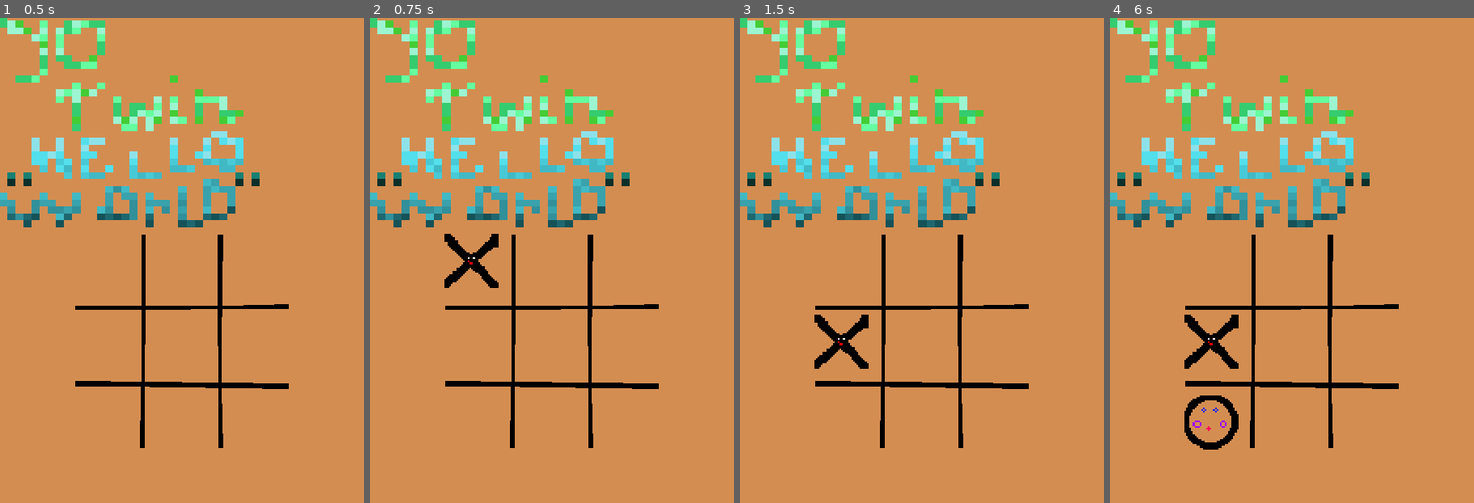
Above: before the commit, frames 1-4 (left to right).
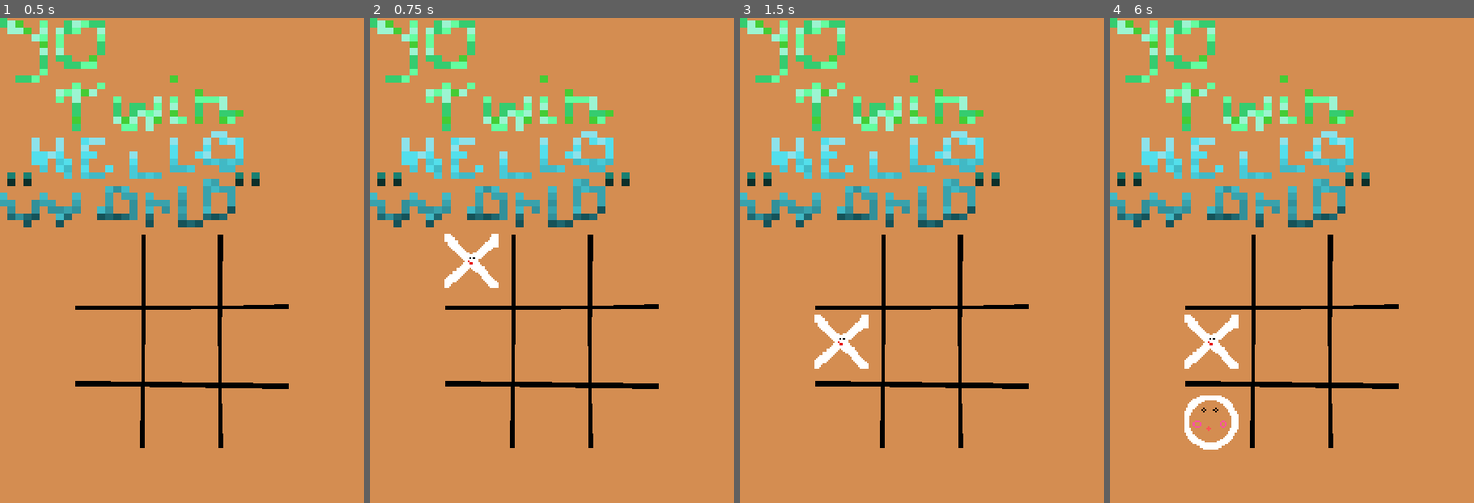
Above: after the commit, the same moments.

Repository: diomid-surdu27/Tic-Tac-Toe
Game: Godot game, scene res://scenes/game.tscn
The game is run twice, just before and just after one commit, with the same random seed, the same clock (stepped at 60 frames per second) and the same inputs.
Inputs (mouse positions are in pixels of both pictures, inside the frame that each line leads up to):
- Up to frame 1 (0.5 s): no input
- Up to frame 2 (0.75 s): tap Enter at 0.5 s; move the mouse to (471, 260) at 0.52 s; press the mouse at (471, 260) at 0.53 s
- Up to frame 3 (1.5 s): tap Space (reset) at 1.25 s; move the mouse to (841, 342) at 1.27 s; release the mouse at (841, 342) at 1.28 s; click (841, 342) at 1.35 s
- Up to frame 4 (6 s): tap Space (reset) every 0.75 s from 2 to 4.25 s; press the mouse at (1211, 342) at 2.03 s; release the mouse at (1211, 342) at 2.78 s; click (1211, 342) at 2.85 s; press the mouse at (1211, 342) at 3.53 s; release the mouse at (1211, 342) at 4.28 s; click (1211, 342) at 4.35 s; press the mouse at (1211, 342) at 5.03 s; move the mouse to (1211, 420) at 5.77 s; release the mouse at (1211, 420) at 5.78 s; click (1211, 420) at 5.85 s

Frame 1 is identical in both runs. In frame 2, 0.7% of the frame differs, in the area x 20-36%, y 44-56%; in frame 3, 0.7%; in frame 4, 1.3%, in the area x 20-36%, y 61-89%.

Commit message:
Win states visualising succes

Diff:
--- a/scenes/game.tscn
+++ b/scenes/game.tscn
@@ -1,8 +1,9 @@
-[gd_scene load_steps=4 format=3 uid="uid://c2wuyupjgp6a"]
+[gd_scene load_steps=5 format=3 uid="uid://c2wuyupjgp6a"]
 
 [ext_resource type="Script" uid="uid://bsnq4m83bsypt" path="res://scripts/game.gd" id="1_45sly"]
 [ext_resource type="Texture2D" uid="uid://dx72dninpgk3n" path="res://assets/New Piskel (5).png" id="2_imrxi"]
 [ext_resource type="Texture2D" uid="uid://wu5xmdcv0t0u" path="res://assets/grid.png" id="3_ag5m2"]
+[ext_resource type="PackedScene" uid="uid://dwj7e6d2mtfbu" path="res://scenes/win_line.tscn" id="4_lbhrr"]
 
 [node name="Game" type="Node2D"]
 script = ExtResource("1_45sly")
@@ -32,3 +33,40 @@
 position = Vector2(221, 400)
 scale = Vector2(0.879997, 0.879997)
 texture = ExtResource("3_ag5m2")
+
+[node name="hor1" parent="." instance=ExtResource("4_lbhrr")]
+unique_name_in_owner = true
+position = Vector2(222, 326)
+rotation = -1.56906
+
+[node name="hor2" parent="." instance=ExtResource("4_lbhrr")]
+unique_name_in_owner = true
+position = Vector2(218, 410)
+rotation = -1.57098
+
+[node name="hor3" parent="." instance=ExtResource("4_lbhrr")]
+unique_name_in_owner = true
+position = Vector2(221, 503)
+rotation = -1.57215
+
+[node name="ver1" parent="." instance=ExtResource("4_lbhrr")]
+unique_name_in_owner = true
+position = Vector2(125, 401)
+
+[node name="ver2" parent="." instance=ExtResource("4_lbhrr")]
+unique_name_in_owner = true
+position = Vector2(218, 401)
+
+[node name="ver3" parent="." instance=ExtResource("4_lbhrr")]
+unique_name_in_owner = true
+position = Vector2(307, 403)
+
+[node name="cross1" parent="." instance=ExtResource("4_lbhrr")]
+unique_name_in_owner = true
+position = Vector2(215, 412)
+rotation = -0.758557
+
+[node name="cross2" parent="." instance=ExtResource("4_lbhrr")]
+unique_name_in_owner = true
+position = Vector2(218, 404)
+rotation = 0.742345
--- /dev/null
+++ b/scenes/win_line.tscn
@@ -0,0 +1,11 @@
+[gd_scene load_steps=3 format=3 uid="uid://dwj7e6d2mtfbu"]
+
+[ext_resource type="Texture2D" uid="uid://wgbjtx7dvdee" path="res://assets/New Piskel (6).png" id="1_v32eh"]
+[ext_resource type="Script" uid="uid://ckltuli8b0udb" path="res://scripts/win_line.gd" id="2_ud1um"]
+
+[node name="Node2D" type="Node2D"]
+
+[node name="Win" type="Sprite2D" parent="."]
+unique_name_in_owner = true
+texture = ExtResource("1_v32eh")
+script = ExtResource("2_ud1um")
--- a/scripts/cell.gd
+++ b/scripts/cell.gd
@@ -27,6 +27,6 @@
 
 func highlight(enable: bool):
 	if enable == true:
-		change_color(Color.ANTIQUE_WHITE)
+		change_color(Color.SEA_GREEN)
 	else:
 		change_color(Color.BLACK)
--- a/scripts/game.gd
+++ b/scripts/game.gd
@@ -3,6 +3,7 @@
 var cell_scene = preload("res://scenes/cell.tscn")
 var cells = []
 var board_size = Vector2i(3,3)
+@onready var win_line = $scripts/win_line
 
 var turn = Globals.TurnState.TURN_X
 
@@ -62,7 +63,7 @@
 					win_state = false
 					break
 		if win_state == true:
-			for x in range(board_size.x):
+			for x in range(board_size.y):
 				var cell = cells[x][y]
 				cell.highlight(true)
 
@@ -102,7 +103,9 @@
 				break
 
 	if win_state == true:
-		print("cross win 1!!")
+		for i in range(board_size.x):
+				var cell = cells[i][i]
+				cell.highlight(true)
 	else:
 		# cross 2 win check
 		win_state = true
@@ -118,7 +121,9 @@
 					win_state = false
 					break
 		if win_state == true:
-			print("cross win 2!!")
+			for i in range(board_size.x):
+				var cell = cells[2-i][i]
+				cell.highlight(true)
 	# Draw check
 	if win_state == false:
 		var is_draw = true
@@ -131,4 +136,6 @@
 			if is_draw == false:
 				break
 		if is_draw == true:
-			print("DRAW!")
+			for y in range(board_size.y):
+				for x in range(board_size.x):
+					cells[y][x].highlight(true)
--- /dev/null
+++ b/scripts/win_line.gd
@@ -0,0 +1,7 @@
+extends Sprite2D
+
+func _ready():
+	%Win.visible = false
+
+func win():
+	%Win.visible = true
Binary file changed: assets/0.png
Binary file added: assets/New Piskel (6).png
Not shown, added: assets/New Piskel (6).png.import
Binary file changed: assets/x.png
Not shown, added: scripts/win_line.gd.uid
Not shown, changed: .DS_Store
Not shown, changed: assets/.DS_Store
